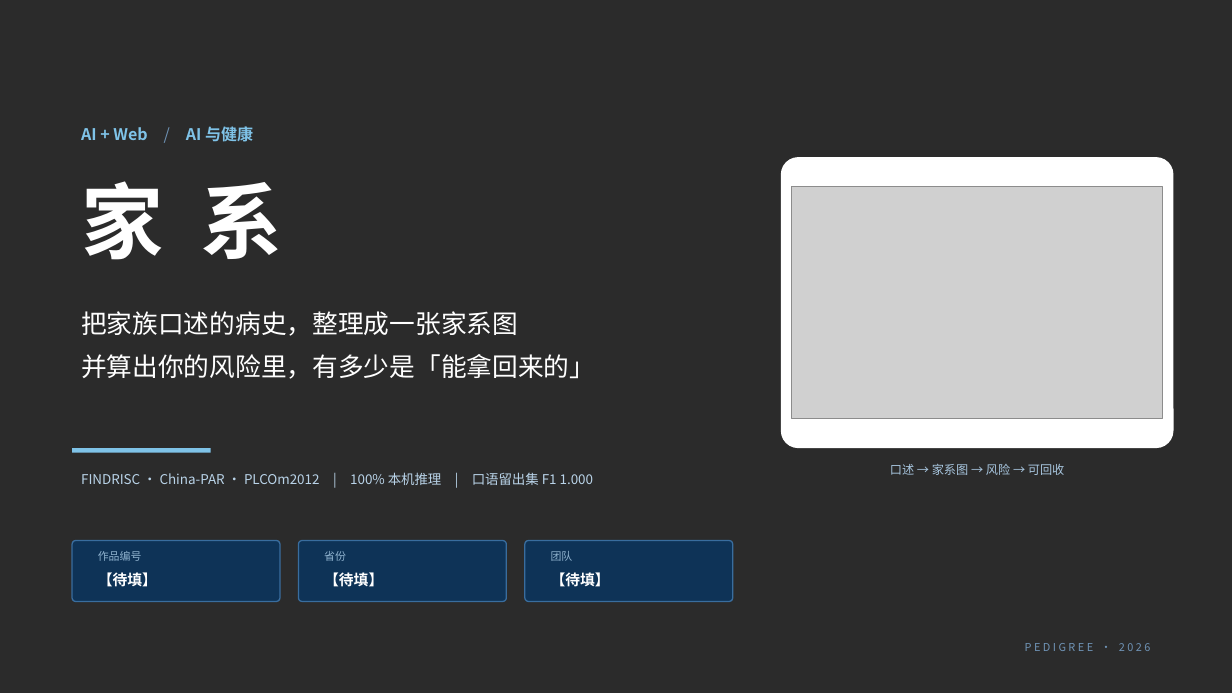
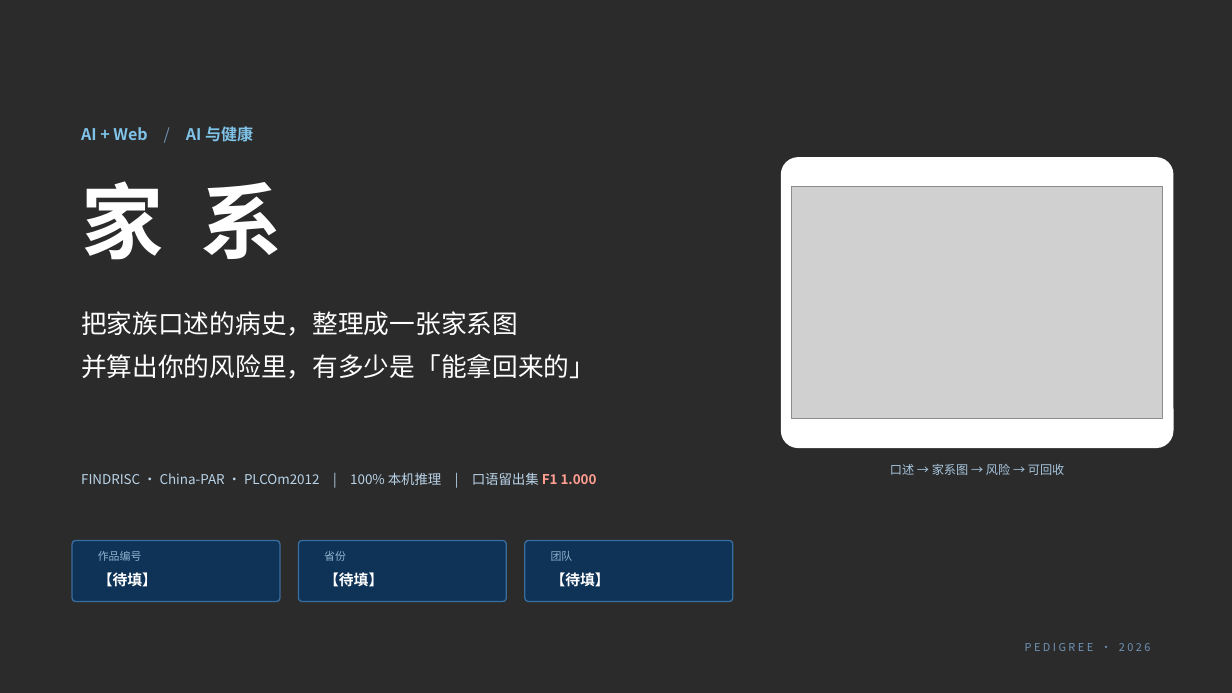
Before and after one commit to NimuStudio/jiaxi, a slide deck: slide 1 of deliverables/家系-答辩-v2.pptx. Drawn at 1232x693 pixels with LibreOffice and Linux fonts; fonts in the diff are those of the drawing; grey boxes stand for pictures; background and template pictures are left out; a plain dark background stands for a picture behind light text. Boxes give left, top, right and bottom in pixels: in the first picture for what was removed or moved away, otherwise in the second. Text is boxed around its words. In the diff, an @@ line names an element or a change of style, - is before the commit and + after.

```diff
--- a/deliverables/家系-答辩-v2.pptx
+++ b/deliverables/家系-答辩-v2.pptx
@@ rectangle removed at <box>72,448,211,453</box> @@
@@ text "FINDRISC · China-PAR · PLCOm2012 ..." at <box>81,472,597,485</box>: text colour #B9D3E8 to #FF9E91, bold on in "F1 1.000" @@
```
Also in this commit, not shown: 18 other slides changed, 1 other file.
